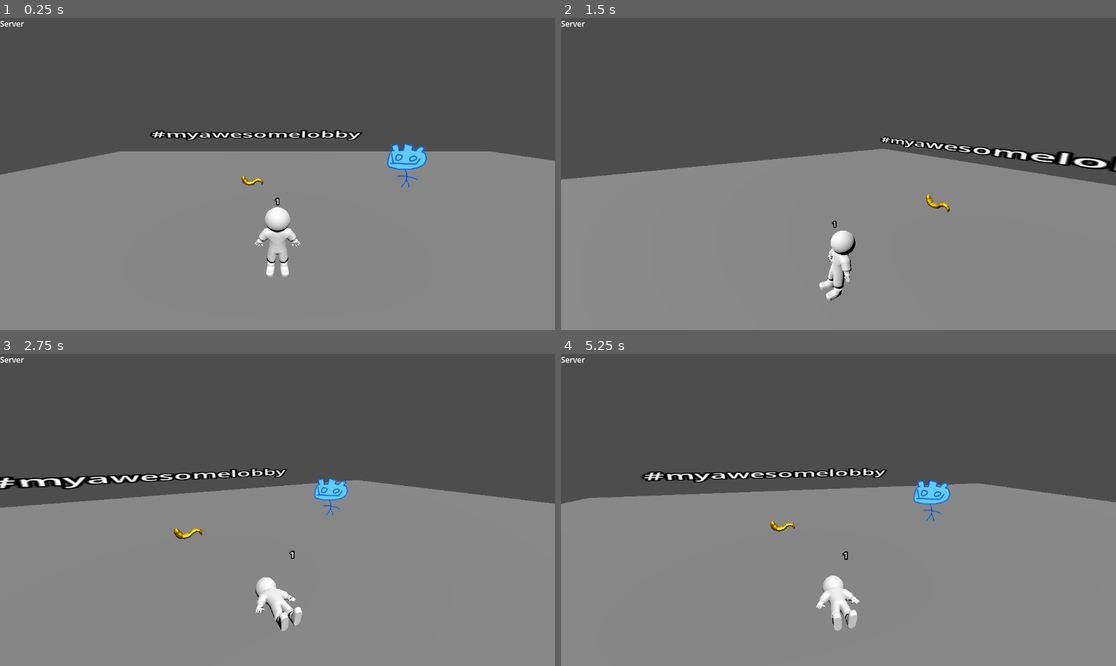
Above: before the commit, frames 1-4 (two rows, left to right).
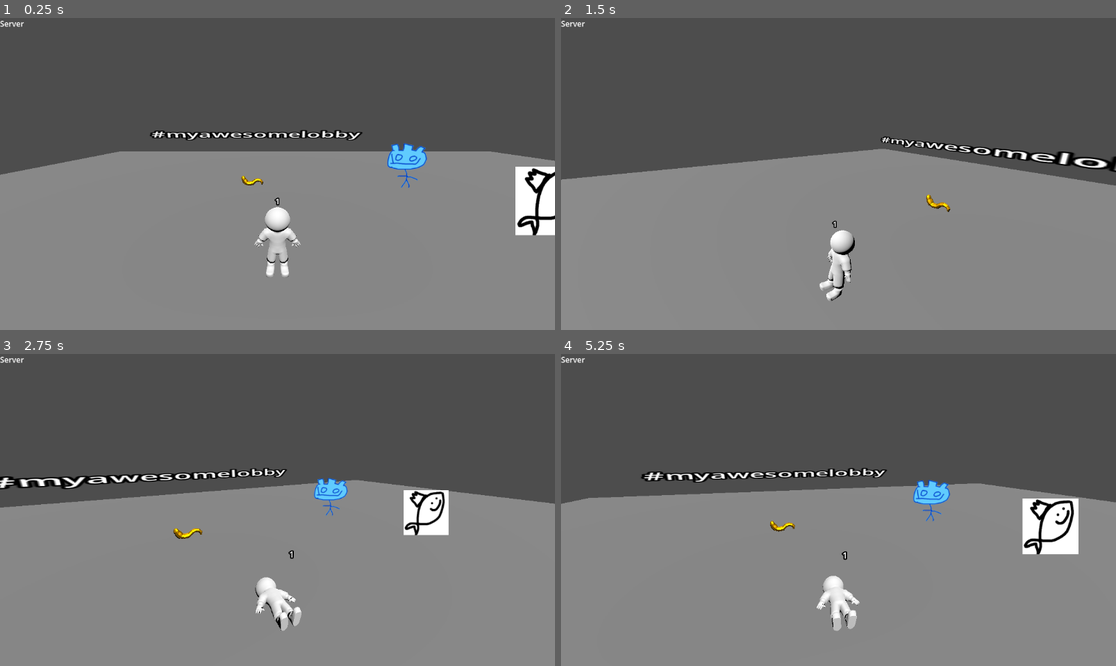
Above: after the commit, the same moments.

Repository: gmuGADIG/King-Fisher
Game: Godot game, scene res://world/lobby/lobby.tscn
Two runs of this game, one before a commit and one after it. Both use one fixed random seed, a clock stepped at 60 frames per second and the inputs below. This scene is started directly instead of the project's main scene.
Inputs (mouse positions are in pixels of both pictures, inside the frame that each line leads up to):
- Up to frame 1 (0.25 s): no input
- Up to frame 2 (1.5 s): tap Enter (test1) at 0.5 s; move the mouse to (866, 174) at 0.52 s; hold W (move_up) from 0.53 s (still down); click (866, 174) at 0.6 s; tap Space (jump) at 0.77 s; move the mouse to (810, 174) at 1.27 s; tap \ (print_players) at 1.35 s
- Up to frame 3 (2.75 s): keep holding W (move_up); tap Space (jump) at 1.52 s; move the mouse to (288, 503) at 2.02 s; hold Tab (scoreboard) from 2.03 s (still down)
- Up to frame 4 (5.25 s): keep holding W (move_up); move the mouse to (832, 516) at 2.77 s; release Tab (scoreboard) at 2.78 s; tap Enter (test1) at 2.85 s; click (832, 516) at 2.92 s; tap Space (jump) at 3.02, 3.77, 4.52, 5 s; move the mouse to (877, 513) at 3.52 s; hold Right mouse button (use_item) 3.53-4.28 s; move the mouse to (794, 506) at 4.27 s; tap Ctrl at 4.35 s; move the mouse to (844, 510) at 5.02 s; click (844, 510) at 5.1 s

The runs differ from the first frame. In frame 1, 1.5% of the frame differs, in the area x 92-100%, y 47-70%; in frame 2, 0.2%; in frame 3, 1.7%; in frame 4, 2.2%, in the area x 0-98%, y 36-89%.

Commit message:
Ziplock bag additions

Diff:
--- a/items/item_goldenworm/item_golden_worm.gd
+++ b/items/item_goldenworm/item_golden_worm.gd
@@ -7,7 +7,9 @@
 	if !is_held: Debug.log_err("Item was used while not held, WTF?")
 	else:
 		Debug.log("Golden Worm used.")
+		visible = false
 		(get_parent() as Player).golden_worm_active = true
 		await get_tree().create_timer(duration).timeout
 		(get_parent() as Player).golden_worm_active = false
+		Debug.log("Golden Worm deleted.")
 		queue_free()
--- a/items/item_goldenworm/item_golden_worm.tscn
+++ b/items/item_goldenworm/item_golden_worm.tscn
@@ -1,12 +1,26 @@
 [gd_scene format=3 uid="uid://b3ebo5famew2u"]
 
 [ext_resource type="PackedScene" uid="uid://wxoi06uuc45h" path="res://items/item_base/item_base.tscn" id="1_2087j"]
+[ext_resource type="Script" uid="uid://yj6uyant2k5" path="res://items/item_goldenworm/item_golden_worm.gd" id="2_byajs"]
 [ext_resource type="PackedScene" uid="uid://tfsb8cebqr51" path="res://items/item_goldenworm/item_golden_worm.glb" id="2_kahv6"]
 
+[sub_resource type="CapsuleShape3D" id="CapsuleShape3D_t7pkk"]
+height = 1.6774902
+
 [node name="Item" unique_id=1566519324 instance=ExtResource("1_2087j")]
+script = ExtResource("2_byajs")
 item_name = "Golden Worm"
 
 [node name="Sprite3D" parent="." index="0" unique_id=525106753]
 visible = false
 
-[node name="GoldWorm" parent="." index="2" unique_id=2132791371 instance=ExtResource("2_kahv6")]
+[node name="CollisionShape3D" parent="." index="1" unique_id=829023768]
+visible = false
+disabled = true
+
+[node name="GoldWorm" parent="." index="2" unique_id=1151117212 instance=ExtResource("2_kahv6")]
+
+[node name="CollisionShape3D2" type="CollisionShape3D" parent="." index="3" unique_id=842352755]
+transform = Transform3D(1, 0, 0, 0, 0.026682861, -0.9996439, 0, 0.9996439, 0.026682861, 0, 0.37834162, 0.016824156)
+shape = SubResource("CapsuleShape3D_t7pkk")
+debug_color = Color(0, 0.6039216, 0.68235296, 1)
--- /dev/null
+++ b/items/item_ziplock_bag/item_ziplock_bag.gd
@@ -0,0 +1,14 @@
+extends Item
+
+var duration = 10
+
+func use() -> void:
+	if !is_held: Debug.log_err("Item was used while not held, WTF?")
+	else:
+		Debug.log("Ziplock bag used.")
+		visible = false
+		(get_parent() as Player).has_ziplock_bag = true
+		await get_tree().create_timer(duration).timeout
+		(get_parent() as Player).has_ziplock_bag = false
+		Debug.log("Ziplock bag deleted.")
+		queue_free()
--- /dev/null
+++ b/items/item_ziplock_bag/item_ziplock_bag.tscn
@@ -0,0 +1,8 @@
+[gd_scene format=3 uid="uid://pkvxbw6wyjxu"]
+
+[ext_resource type="PackedScene" uid="uid://wxoi06uuc45h" path="res://items/item_base/item_base.tscn" id="1_w4wpe"]
+[ext_resource type="Script" uid="uid://bgxsg85kpe30" path="res://items/item_ziplock_bag/item_ziplock_bag.gd" id="2_bgvyy"]
+
+[node name="Item" unique_id=1566519324 instance=ExtResource("1_w4wpe")]
+script = ExtResource("2_bgvyy")
+item_name = "Ziplock Bag"
--- a/player/player.gd
+++ b/player/player.gd
@@ -55,6 +55,7 @@
 # Item Variables
 var wearing_helmet := false
 var golden_worm_active := false
+var has_ziplock_bag := false
 
 ##The angle in degrees of the camera
 @onready var camera_yaw : float = 0:
--- a/world/lobby/lobby.tscn
+++ b/world/lobby/lobby.tscn
@@ -3,6 +3,7 @@
 [ext_resource type="PackedScene" uid="uid://ctsviqutuqw5l" path="res://world/world_base.tscn" id="1_cv4rh"]
 [ext_resource type="PackedScene" uid="uid://cw872lin7slft" path="res://ui/pause_menu/lobby_menu.tscn" id="4_c06ik"]
 [ext_resource type="PackedScene" uid="uid://b3ebo5famew2u" path="res://items/item_goldenworm/item_golden_worm.tscn" id="4_vh6de"]
+[ext_resource type="PackedScene" uid="uid://pkvxbw6wyjxu" path="res://items/item_ziplock_bag/item_ziplock_bag.tscn" id="5_56mmg"]
 [ext_resource type="PackedScene" uid="uid://co3jb4h8t4qlo" path="res://items/item_helmet/item_helmet.tscn" id="5_vh6de"]
 
 [sub_resource type="PlaneMesh" id="PlaneMesh_7tkdc"]
@@ -38,5 +39,8 @@
 collision_mask = 3
 item_name = "Helmet"
 
-[node name="Golden Helmet" parent="." index="7" unique_id=1566519324 instance=ExtResource("4_vh6de")]
+[node name="Golden Worm" parent="." index="7" unique_id=1566519324 instance=ExtResource("4_vh6de")]
 transform = Transform3D(0.018621637, 0, -0.9998266, 0, 1, 0, 0.9998266, 0, 0.018621637, 0, 0, -6.2953863)
+
+[node name="Ziplock Bag" parent="." index="8" unique_id=1773860582 instance=ExtResource("5_56mmg")]
+transform = Transform3D(1, 0, 0, 0, 1, 0, 0, 0, 1, 12.001889, 1.5362406, 0)
Not shown, added: items/item_ziplock_bag/item_ziplock_bag.gd.uid
